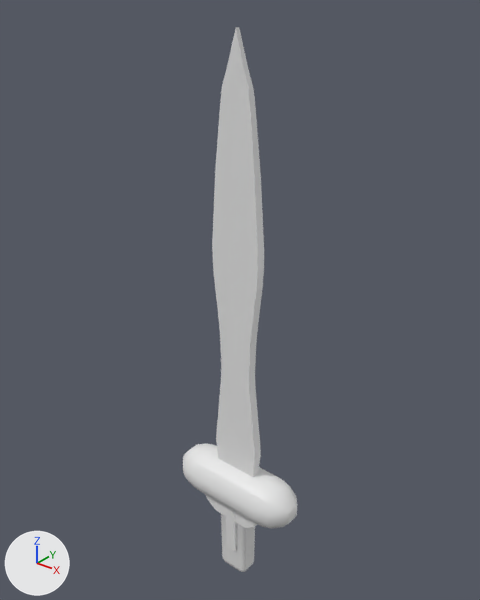
Renders of the FBX model Just a RANDOM Game/Assets/Models/Items/Swords/Sword/Sword Model.fbx from each side of a commit.
The view is the same before and after, from a 50 mm lens placed at (0.674, -0.836, 1.029), pointed at (-0.021, 0.033, 0.491). Every picture has the same lights, and +X, +Y and +Z are marked at lower left. Materials are left out; every surface is plain grey. Where no turn or scale is listed for an object, it has been applied to the vertices.

Names of what the first picture shows: 'Blade', 'Mball', 'handle'.
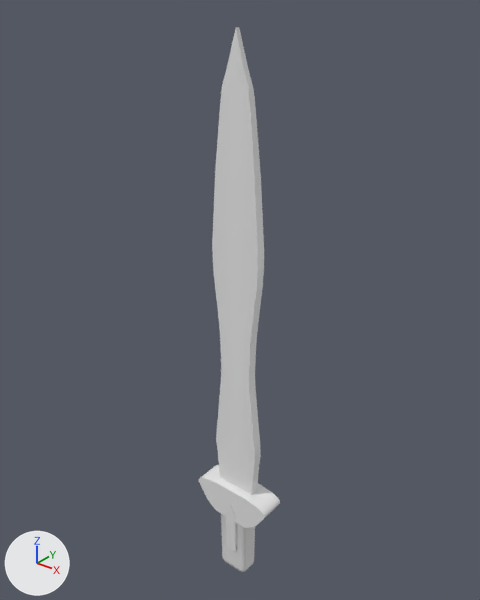
Boxes (x1, y1, x2, y2) around the edits, measured in the pictures (480 x 600 px):
'Mball', deleted
    before: (183, 443, 297, 528)
'support', unchanged, uncovered by the edit
    before: (205, 494, 258, 528)
    after: (199, 465, 280, 528)

What the commit changed:
Object 'Mball' (ob_mball) is deleted.
